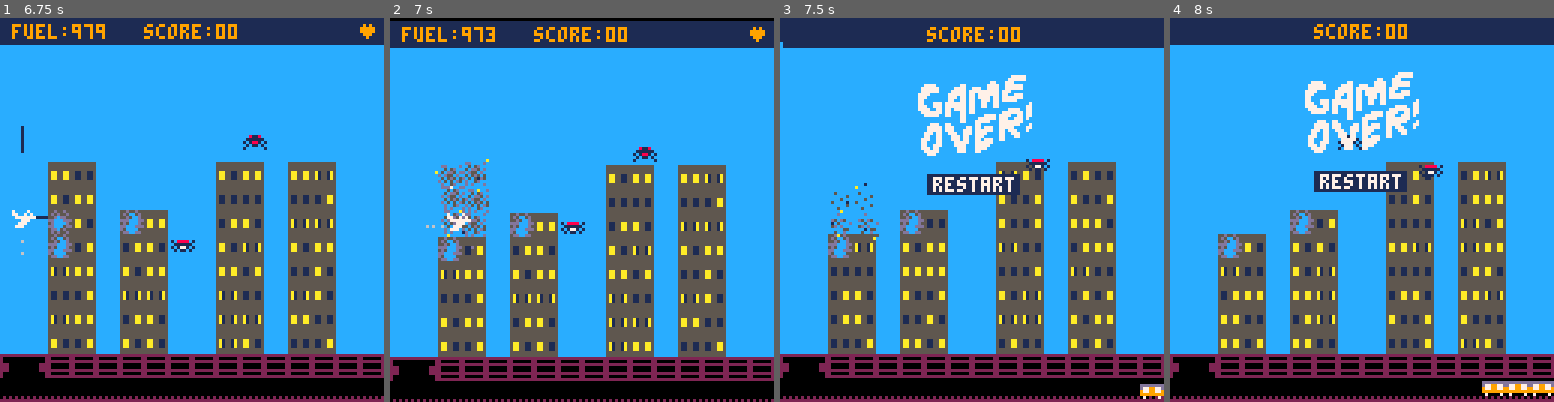
Above: before the commit, frames 1-4 (left to right).
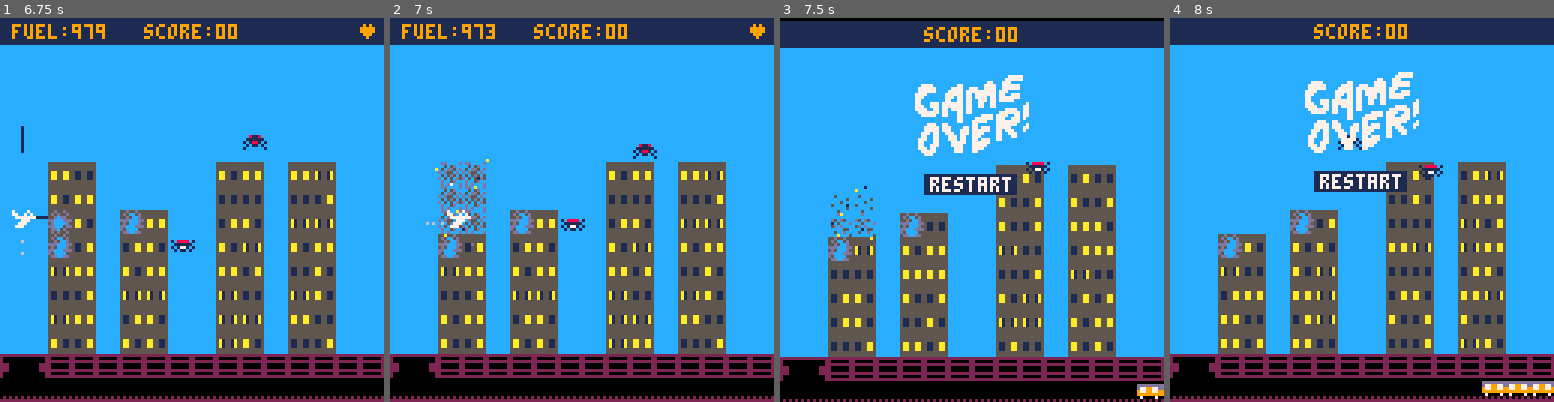
Above: after the commit, the same moments.

Repository: natebeaty/savepicoville
Game: PICO-8 cartridge savepicoville.p8
The game is run twice, just before and just after one commit, with the same random seed, the same clock (stepped at 60 frames per second) and the same inputs.
Inputs:
- Up to frame 1 (6.75 s): tap O (Z key) at 0.33, 1.07, 2.22, 3.72, 5.22, 6.72 s; tap Down at 0.7 s; tap X (X key) at 1.43, 2.07, 2.82, 3.57, 4.32, 5.07, 5.82, 6.57 s; hold Up 1.97-2.63 s; hold Right 2.68-3.02 s; hold Down 3.07-3.73 s; hold Left 3.78-4.12 s; hold Up 4.17-4.5 s; hold Left 4.55-5.05 s; hold Right 5.1-5.93 s; hold Up 5.98-6.65 s; hold Right from 6.7 s (still down)
- Up to frame 2 (7 s): keep holding Right
- Up to frame 3 (7.5 s): release Right at 7.03 s; hold Down from 7.08 s (still down); tap X (X key) at 7.32 s
- Up to frame 4 (8 s): release Down at 7.75 s; hold Left from 7.8 s (still down)

Frame 1 is identical in both runs. In frame 2, 13% of the frame differs, in the area x 0-100%, y 0-100%; in frame 3, 13%; in frame 4, nothing differs.

Commit message:
better global screen shake (fixes status bar glitch)

Diff:
--- a/buildings.lua
+++ b/buildings.lua
@@ -134,6 +134,7 @@
   local obj={x=x,y=y,delay=delay,t=0}
   obj.update=function(this)
     this.t+=1
+    shakeit=0.05
     if (this.t > this.delay+15) then
       del(rumblingrows,this)
       camera(0,0)
@@ -148,7 +149,6 @@
     else
       if this.t%3<2 then sprite=22 else sprite=23 end
     end
-    screen_shake()
     pset(this.x+rnd(10)-1,this.y+rnd(10)-1,1)
     pset(this.x+rnd(10)-1,this.y+rnd(10)-1,10)
     spr(sprite,this.x,this.y)
--- a/main.lua
+++ b/main.lua
@@ -6,6 +6,21 @@
     if spd<0 then spd=-minspd else spd=minspd end
   end
   return spd
+end
+
+--ye olde screen rattle
+function shakeitnow()
+  local fade = 0.95
+  local offset_x=16-rnd(32)
+  local offset_y=16-rnd(32)
+  offset_x*=shakeit
+  offset_y*=shakeit
+
+  camera(offset_x,offset_y)
+  shakeit*=fade
+  if shakeit<0.05 then
+    shakeit=0
+  end
 end
 
 --zero pad a number
@@ -41,17 +56,11 @@
   return obj.x<0-offset or obj.x>128+offset or obj.x<0-offset or obj.y>128+offset
 end
 
---ye olde screen rattle
-function screen_shake()
-  local offset_x=1-rnd(2)
-  local offset_y=1-rnd(2)
-  camera(offset_x,offset_y)
-end
-
 function _init()
   cartdata("savepicoville") --persistent hiscore
   t=0
   camy=0
+  shakeit=0
   level=1
   titlesel=1
   hiscore=dget(0) or 0
@@ -185,7 +194,7 @@
   building_update()
 
   if mode=="about" then
-    --clouds
+    --move the clouds
     for cloud in all(clouds) do
       cloud.x+=cloud.dx
       if (cloud.dx<0 and cloud.x<-130) or (cloud.dx>0 and cloud.x>130) then
@@ -199,7 +208,7 @@
       camy+=1
     end
 
-    --arrow keys scroll up + down with inertia
+    --up/down scrolls with inertia
     if btn(2) or btn(3) then
       userscrolled=true
       cama+=1
@@ -321,6 +330,8 @@
 -- draw!
 function _draw()
   cls()
+  if (shakeit>0) shakeitnow()
+
   --draw the stage including generated buildings
   map(0,0,0,0,128,32)
 
--- a/savepicoville.p8
+++ b/savepicoville.p8
@@ -240,7 +240,7 @@
 0002020202020606000108080800000002020000000000010000000000000000000000000001010100000000000000000003030303000004000000000000000000000000000000000000000000000000000000000000000000000000000000000000000000000000000000000000000000000000000000000000000000000000
 0000000000000000000000000000000000000000000000000000000000000000000000000000000000000000000000000000000000000000000000000000000000000000000000000000000000000000000000000000000000000000000000000000000000000000000000000000000000000000000000000000000000000000
 __map__
-2929292929292929292929292929292900000000000000000000000000000000000000000000000000000000000000000000000000000000000000000000000000000000000000000000000000000000000000000000000000000000000000000000000000000000000000000000000000000000000000000000000000000000
+0808080808080808080808080808080800000000000000000000000000000000000000000000000000000000000000000000000000000000000000000000000000000000000000000000000000000000000000000000000000000000000000000000000000000000000000000000000000000000000000000000000000000000
 0808080808080808080808080808080800000000000000000000000000000000000000000000000000000000000000000000000000000000000000000000000000000000000000000000000000000000000000000000000000000000000000000000000000000000000000000000000000000000000000000000000000000000
 0808080808080808080808080808080800000000000000000000000000000000000000000000000000000000000000000000000000000000000000000000000000000000000000000000000000000000000000000000000000000000000000000000000000000000000000000000000000000000000000000000000000000000
 0808080808080808080808080808080800000000000000000000000000000000000000000000000000000000000000000000000000000000000000000000000000000000000000000000000000000000000000000000000000000000000000000000000000000000000000000000000000000000000000000000000000000000
